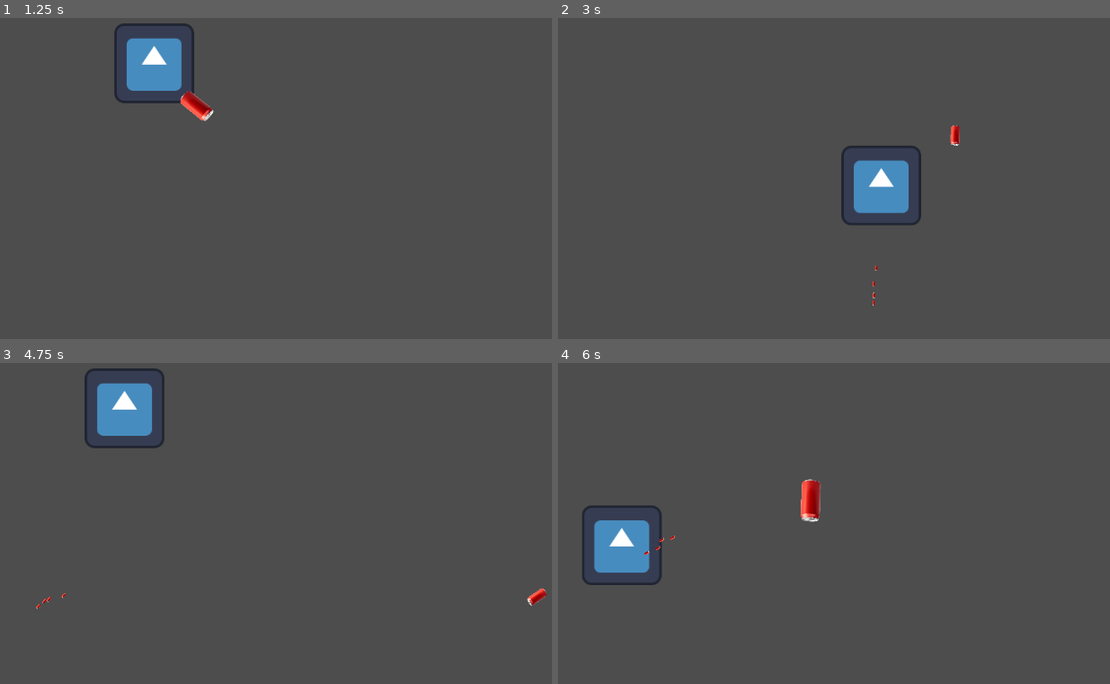
Above: before the commit, frames 1-4 (two rows, left to right).
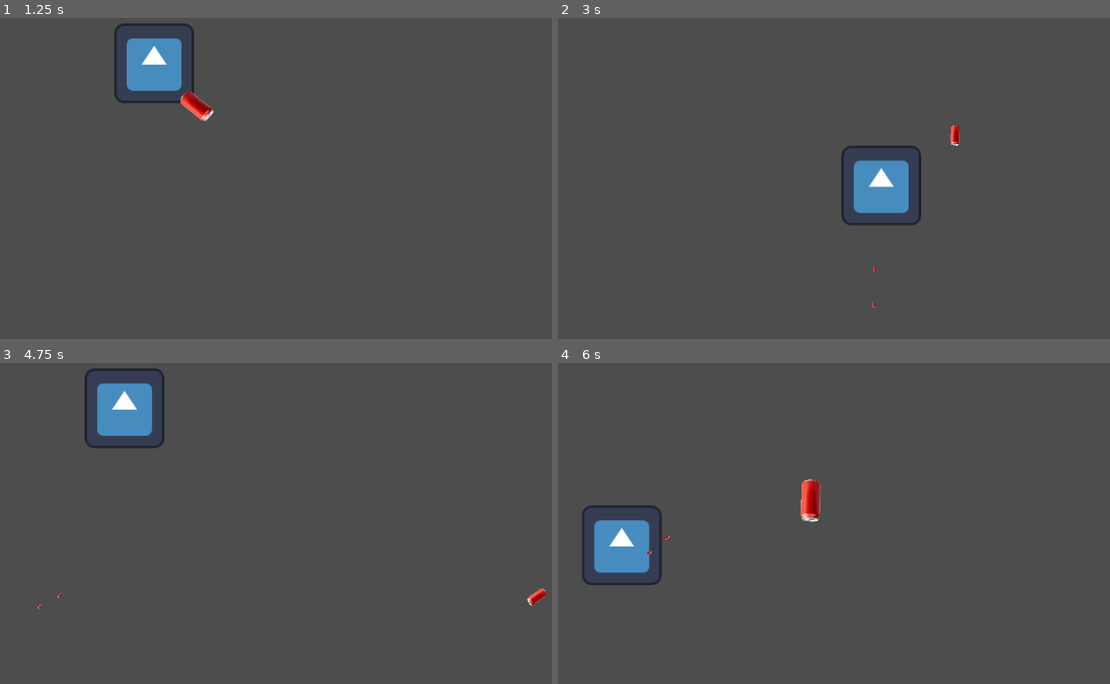
Above: after the commit, the same moments.

Repository: BobWizardLad/mech-command
Game: Godot game, scene res://game_scene.tscn
The game is run twice, just before and just after one commit, with the same random seed, the same clock (stepped at 60 frames per second) and the same inputs. The engine's default icon, where the game draws it, is replaced by a stand-in: a white triangle on a blue panel in a dark square.
Inputs (mouse positions are in pixels of both pictures, inside the frame that each line leads up to):
- Up to frame 1 (1.25 s): tap Enter at 0.5 s; move the mouse to (507, 197) at 0.52 s; hold D (player_right) from 0.53 s (still down); tap Middle mouse button (flare) at 0.6 s
- Up to frame 2 (3 s): move the mouse to (767, 236) at 1.27 s; release D (player_right) at 1.28 s; hold S (player_down) 1.28-2.03 s; click (767, 236) at 1.35 s; move the mouse to (983, 127) at 2.02 s; hold D (player_right) 2.03-2.78 s; tap Middle mouse button (flare) at 2.1 s; move the mouse to (872, 297) at 2.77 s; hold W (player_up) from 2.78 s (still down); click (872, 297) at 2.85 s
- Up to frame 3 (4.75 s): move the mouse to (outside the picture) at 3.52 s; release W (player_up) at 3.53 s; hold A (player_left) from 3.53 s (still down); tap Middle mouse button (flare) at 3.6 s; move the mouse to (138, 501) at 4.27 s; click (138, 501) at 4.35 s
- Up to frame 4 (6 s): move the mouse to (944, 562) at 5.02 s; release A (player_left) at 5.03 s; hold S (player_down) 5.03-5.78 s; tap Middle mouse button (flare) at 5.1 s; move the mouse to (800, 462) at 5.77 s; hold D (player_right) from 5.78 s (still down); click (800, 462) at 5.85 s

Frame 1 is identical in both runs. In frame 2, less than 0.1% of the frame differs, in the area x 57-58%, y 77-91%; in frame 3, less than 0.1%; in frame 4, less than 0.1%, in the area x 15-22%, y 53-60%.

Commit message:
:sparkle: Cooldown Timer
Minigun has a cooldown timer between firing.

Diff:
--- a/Mech-command/Gun.gd
+++ b/Mech-command/Gun.gd
@@ -1,24 +1,27 @@
 extends Node2D
 class_name Gun
 
+@onready var COOLDOWN: Timer = $Cooldown
+
 @export var projectile: Resource
 @export var firing: bool = false
+@export var firing_cooldown: float
 @export var target: Vector2 = Vector2.ZERO
 
 var next_bullet: Chainbullet
 
 # Called when the node enters the scene tree for the first time.
 func _ready():
-	pass # Replace with function body.
+	COOLDOWN.wait_time = firing_cooldown
 
 # Called every frame. 'delta' is the elapsed time since the previous frame.
 func _process(delta):
-	if firing:
+	if firing and COOLDOWN.is_stopped():
 		next_bullet = projectile.instantiate()
 		next_bullet.bullet_target(target)
 		next_bullet.position = global_position
 		get_parent().get_parent().add_child(next_bullet)
-
+		COOLDOWN.start()
 
 func set_firing(is_firing: bool) -> Gun:
 	firing = is_firing
--- a/Mech-command/player.tscn
+++ b/Mech-command/player.tscn
@@ -24,3 +24,7 @@
 position = Vector2(0, 43)
 script = ExtResource("3_jhk71")
 projectile = ExtResource("4_aaugj")
+firing_cooldown = 0.02
+
+[node name="Cooldown" type="Timer" parent="Minigun"]
+one_shot = true
